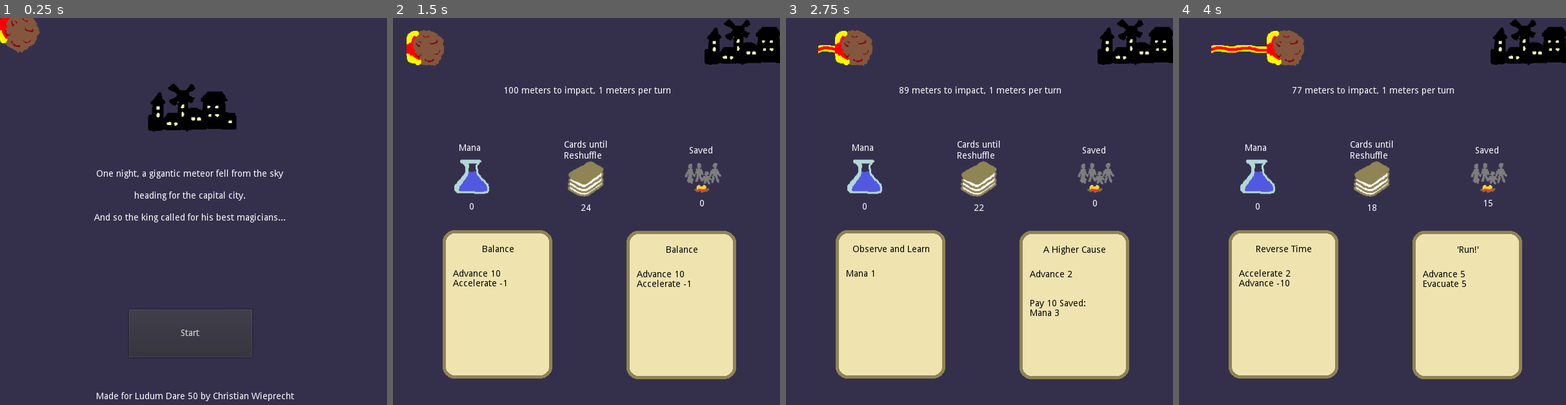
Above: before the commit, frames 1-4 (left to right).
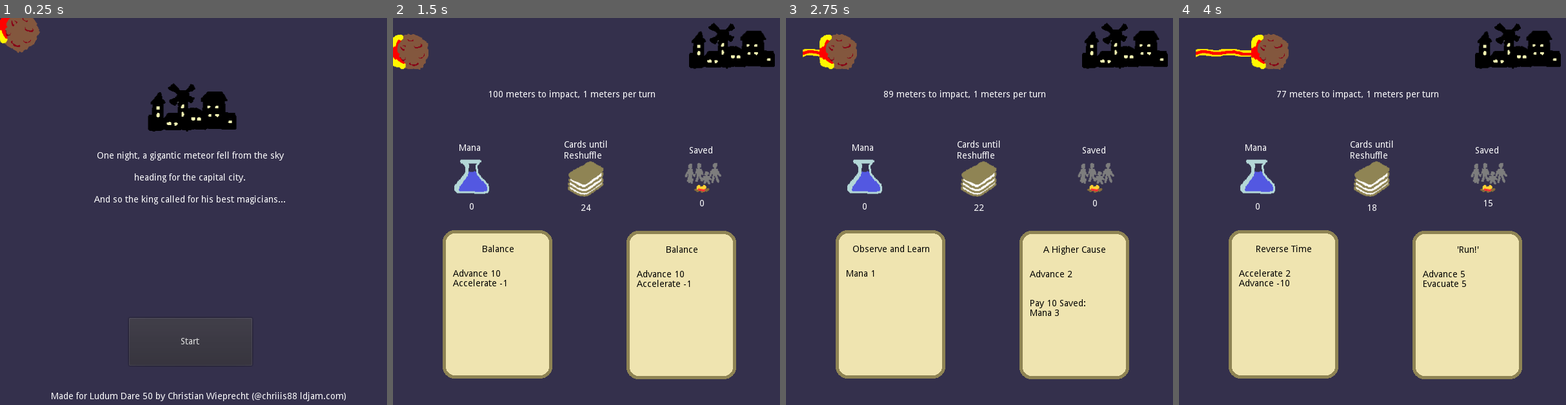
Above: after the commit, the same moments.

Repository: cwiep/ld50-delay-the-inevitable
Game: Godot game, scene res://scenes/Intro.tscn
Two runs of this game, one before a commit and one after it. Both use one fixed random seed, a clock stepped at 60 frames per second and the inputs below.
Inputs:
- Up to frame 1 (0.25 s): no input
- Up to frame 2 (1.5 s): click "Start" at 0.5 s; click "I said start!" at 1.25 s
- Up to frame 3 (2.75 s): click "Balance" at 2 s
- Up to frame 4 (4 s): click "Observe and Learn" at 2.75 s; click "'Get out of here!'" at 3.5 s

The runs differ from the first frame. In frame 1, 2.6% of the frame differs, in the area x 13-90%, y 34-99%; in frame 2, 2.9%; in frame 3, 3.0%; in frame 4, 3.3%, in the area x 4-100%, y 0-21%.

Commit message:
Add controls, extend credits

Diff:
--- a/scenes/Intro.tscn
+++ b/scenes/Intro.tscn
@@ -1,8 +1,9 @@
-[gd_scene load_steps=4 format=2]
+[gd_scene load_steps=5 format=2]
 
 [ext_resource path="res://scripts/Intro.gd" type="Script" id=1]
 [ext_resource path="res://gfx/city.png" type="Texture" id=2]
 [ext_resource path="res://gfx/rock.png" type="Texture" id=3]
+[ext_resource path="res://gfx/controls.png" type="Texture" id=4]
 
 [node name="Intro" type="Control"]
 anchor_right = 1.0
@@ -13,10 +14,10 @@
 }
 
 [node name="Label" type="Label" parent="."]
-margin_left = 57.1591
-margin_top = 182.69
-margin_right = 533.159
-margin_bottom = 369.69
+margin_left = 57.0
+margin_top = 183.0
+margin_right = 533.0
+margin_bottom = 314.0
 text = "One night, a gigantic meteor fell from the sky
 
 heading for the capital city.
@@ -30,9 +31,9 @@
 
 [node name="Start" type="Button" parent="."]
 margin_left = 200.378
-margin_top = 451.786
+margin_top = 464.786
 margin_right = 391.378
-margin_bottom = 525.786
+margin_bottom = 538.786
 text = "Start"
 __meta__ = {
 "_edit_use_anchors_": false
@@ -48,9 +49,47 @@
 texture = ExtResource( 2 )
 
 [node name="Credits" type="Label" parent="."]
-margin_left = 149.384
+margin_left = 56.3843
 margin_top = 579.526
-margin_right = 456.384
+margin_right = 562.384
 margin_bottom = 593.526
-text = "Made for Ludum Dare 50 by Christian Wieprecht"
+text = "Made for Ludum Dare 50 by Christian Wieprecht (@chriiis88 ldjam.com)"
+align = 1
+valign = 1
+__meta__ = {
+"_edit_use_anchors_": false
+}
+
+[node name="Controls" type="Label" parent="."]
+visible = false
+margin_left = 129.0
+margin_top = 391.0
+margin_right = 530.0
+margin_bottom = 438.0
+text = "Mouse OR Left/Right OR Square/Circle (PS4) OR X/B (Xbox)"
+align = 1
+valign = 1
+__meta__ = {
+"_edit_use_anchors_": false
+}
+
+[node name="ControlsIcon" type="Sprite" parent="."]
+visible = false
+position = Vector2( 94, 413 )
+scale = Vector2( 0.75, 0.75 )
+texture = ExtResource( 4 )
+
+[node name="Explanation" type="Label" parent="."]
+visible = false
+margin_left = 138.0
+margin_top = 328.0
+margin_right = 454.0
+margin_bottom = 369.0
+text = "Choose one of the cards each turn.
+Save as many people as possible."
+align = 1
+valign = 1
+__meta__ = {
+"_edit_use_anchors_": false
+}
 [connection signal="pressed" from="Start" to="." method="_on_Start_pressed"]
--- a/scenes/Main.tscn
+++ b/scenes/Main.tscn
@@ -13,6 +13,10 @@
 script = ExtResource( 2 )
 
 [node name="TextureProgress" parent="." instance=ExtResource( 6 )]
+margin_left = 25.6324
+margin_top = 46.3568
+margin_right = 525.632
+margin_bottom = 61.3568
 
 [node name="Progress" type="ProgressBar" parent="."]
 visible = false
--- a/scripts/Intro.gd
+++ b/scripts/Intro.gd
@@ -12,4 +12,7 @@
 	else:
 		$Label.text = "... but they were out partying and getting drunk.\n\nAnd so it was all on you..."
 		$Start.text = "I said start!"
+		$Controls.show()
+		$ControlsIcon.show()
+		$Explanation.show()
 		_clicked = true
Binary file added: gfx/controls.png
Not shown, added: gfx/controls.png.import
